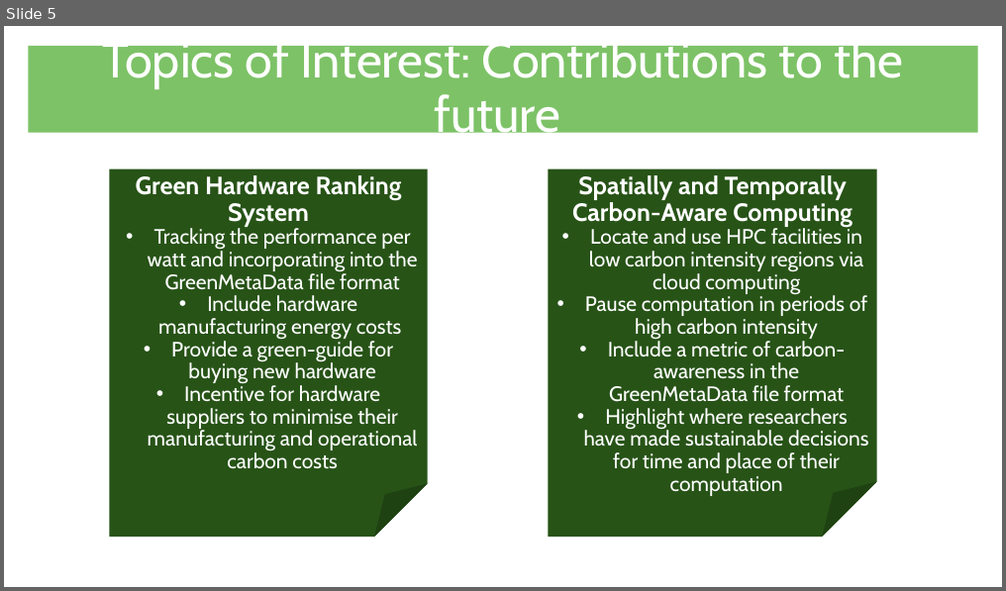
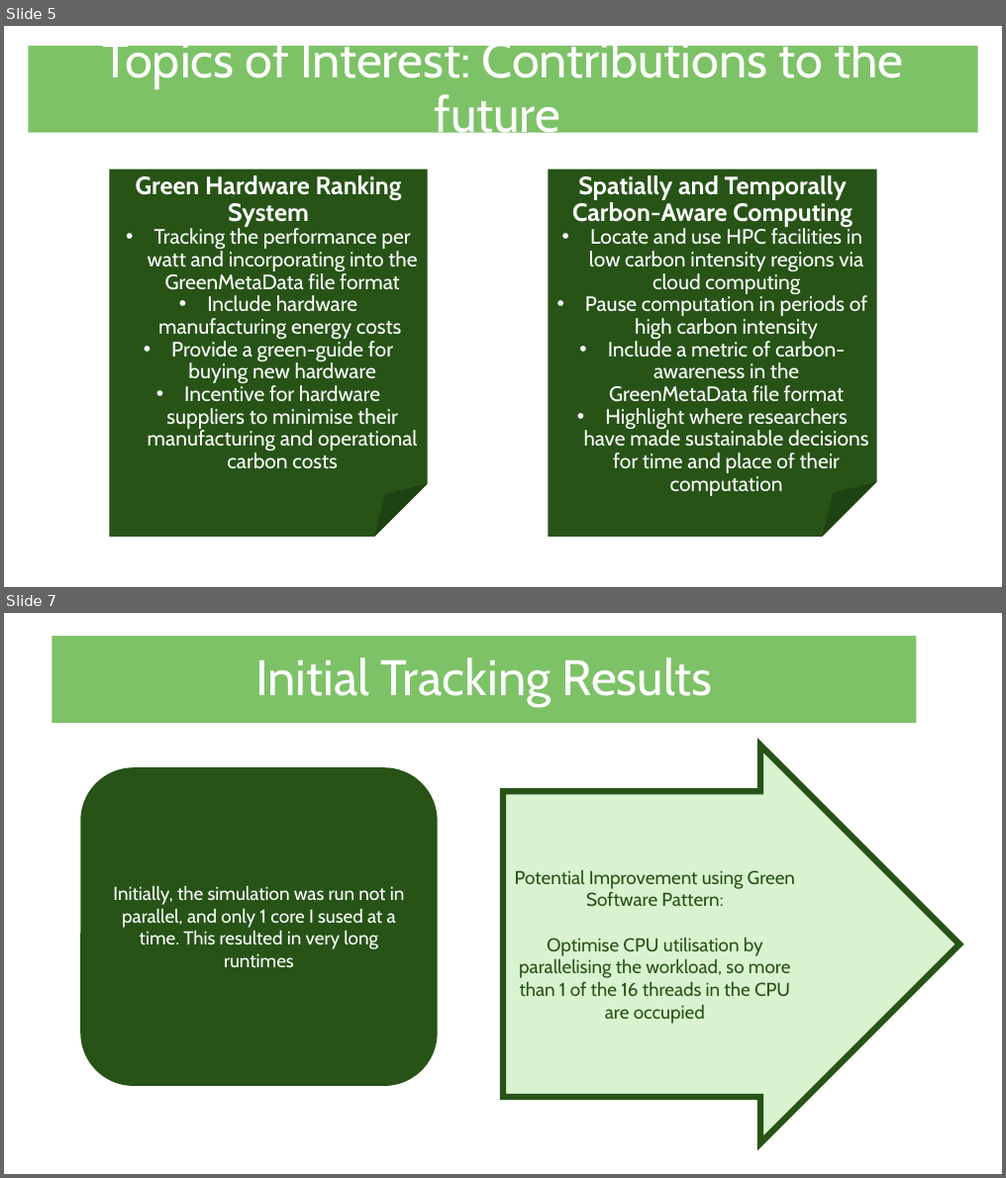
Before and after one commit to rosieschiffmann/GSoC_Neutron_Transport_Energy_Audit, a slide deck: GSoC – GreenMetaData Project.pptx. Shown one above the other, each under a label of ours: slide 5 before the commit, slides 5 and 7 after it; the slides between them are not shown. The pictures are 1006x591 and 1006x1178 pixels, drawn with LibreOffice and Linux fonts; fonts in the diff are those of the drawing; background and template pictures are left out. Boxes give left, top, right and bottom in pixels: in the first picture for what was removed or moved away, otherwise in the second. Text is boxed around its words. In the diff, an @@ line names an element or a change of style, - is before the commit and + after.

Commit message:
part 2 of presentation added, wiht results from hands on exercise

```diff
--- a/GSoC – GreenMetaData Project.pptx
+++ b/GSoC – GreenMetaData Project.pptx
@@ slide 7 added at (x1=4, y1=613, x2=1002, y2=1174), background picture (left out) @@
@@ title added at (x1=52, y1=636, x2=917, y2=723), fill #7DC267, 48 pt, text #FFFFFF @@
+Initial Tracking Results
@@ right arrow added at (x1=503, y1=746, x2=960, y2=1144), fill #D9F2D0, outline #275417 6 pt, 18 pt, text #275417 @@
+Potential Improvement using Green Software Pattern:
+Optimise CPU utilisation by parallelising the workload, so more than 1 of the 16 threads in the CPU are occupied
@@ rounded rectangle added at (x1=80, y1=768, x2=438, y2=1087), fill #275417, 18 pt, text #FFFFFF @@
+Initially, the simulation was run not in parallel, and only 1 core I sused at a time. This resulted in very long runtimes
```
Also in this commit, not shown: 3 other slides added, 2 slides removed.
